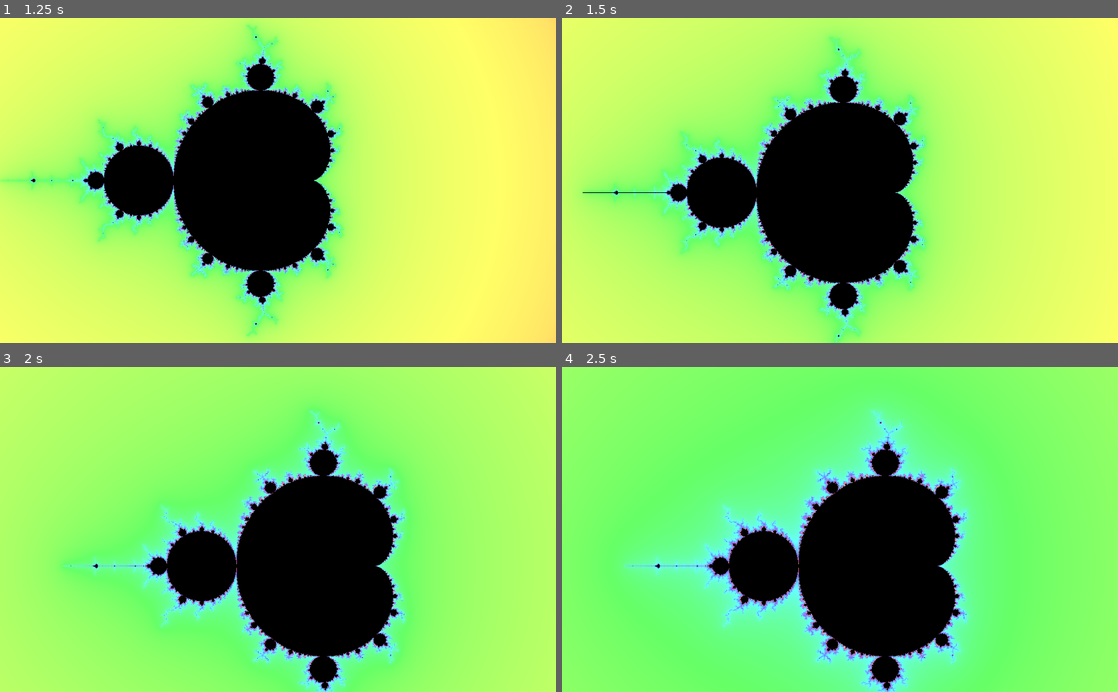
Above: before the commit, frames 1-4 (two rows, left to right).
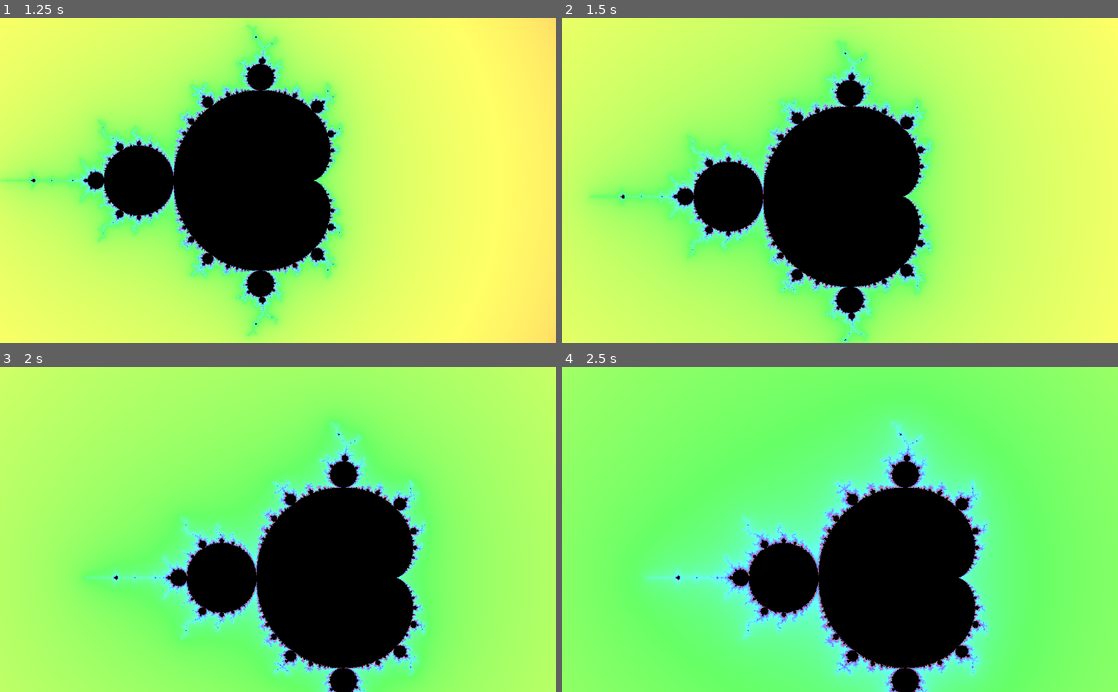
Above: after the commit, the same moments.

Repository: kiwijuice56/web-mandelbrot
Game: Godot game, scene res://main/FractalNavigation.tscn
The game is run twice, just before and just after one commit, with the same random seed, the same clock (stepped at 60 frames per second) and the same inputs.
Inputs (mouse positions are in pixels of both pictures, inside the frame that each line leads up to):
- Up to frame 1 (1.25 s): move the mouse to (400, 164) at 0.52 s; click (400, 164) at 0.67 s
- Up to frame 2 (1.5 s): drag from (728, 196) to (812, 245) at 1.27 s
- Up to frame 3 (2 s): no input
- Up to frame 4 (2.5 s): move the mouse to (895, 458) at 2.02 s; click (895, 458) at 2.17 s

Frame 1 is identical in both runs. In frame 2, 8.5% of the frame differs, in the area x 3-67%, y 5-100%; in frame 3, 16%; in frame 4, 17%, in the area x 10-79%, y 11-100%.

Commit message:
Tweaked controls further

Diff:
--- a/main/fractal_navigation.gd
+++ b/main/fractal_navigation.gd
@@ -3,7 +3,7 @@
 extends ColorRect
 
 export var zoom_sens: float = 0.06
-export var drag_speed: float = 0.005
+export var drag_speed: float = 0.0066
 
 var pos_min: Vector2 setget set_pos_min, get_pos_min
 var pos_max: Vector2 setget set_pos_max, get_pos_max
@@ -72,7 +72,7 @@
 			zoom_vel = 1 + zoom_sens
 
 	# Panning
-	if not was_dragging and event is InputEventMouseMotion and Input.is_mouse_button_pressed(BUTTON_LEFT):
+	if len(events) < 2 and not was_dragging and event is InputEventMouseMotion and Input.is_mouse_button_pressed(BUTTON_LEFT):
 		var move_vector: Vector2 = event.relative
 		move_vector.x *= get_aspect_ratio()
 		init_pos_max -= zoom * move_vector * drag_speed
Not shown, changed: docs/index.html
Not shown, changed: docs/index.pck
